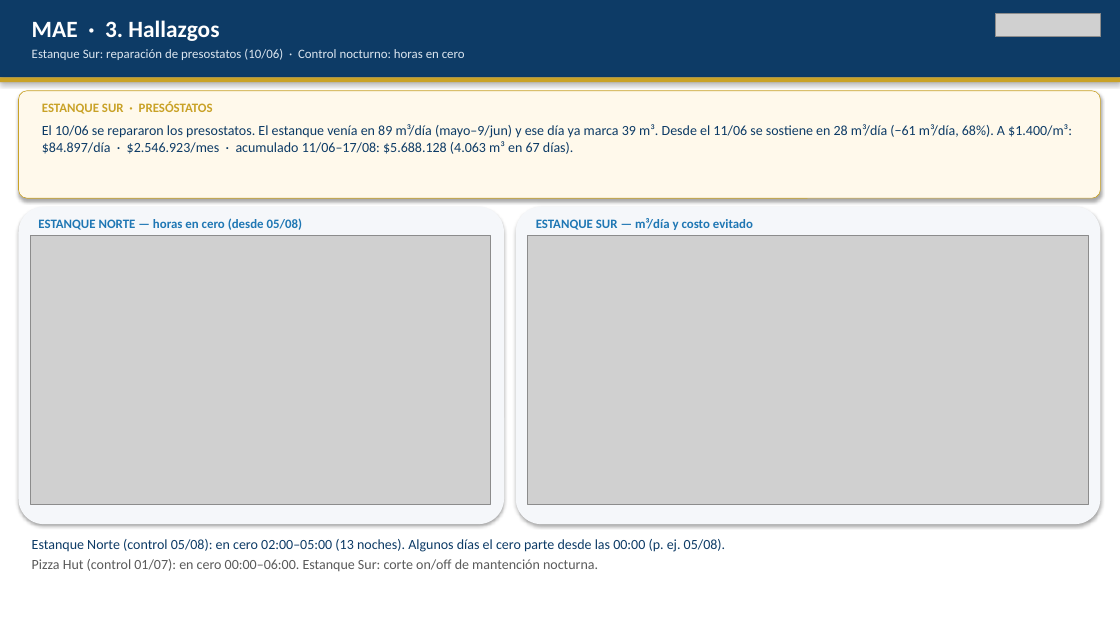
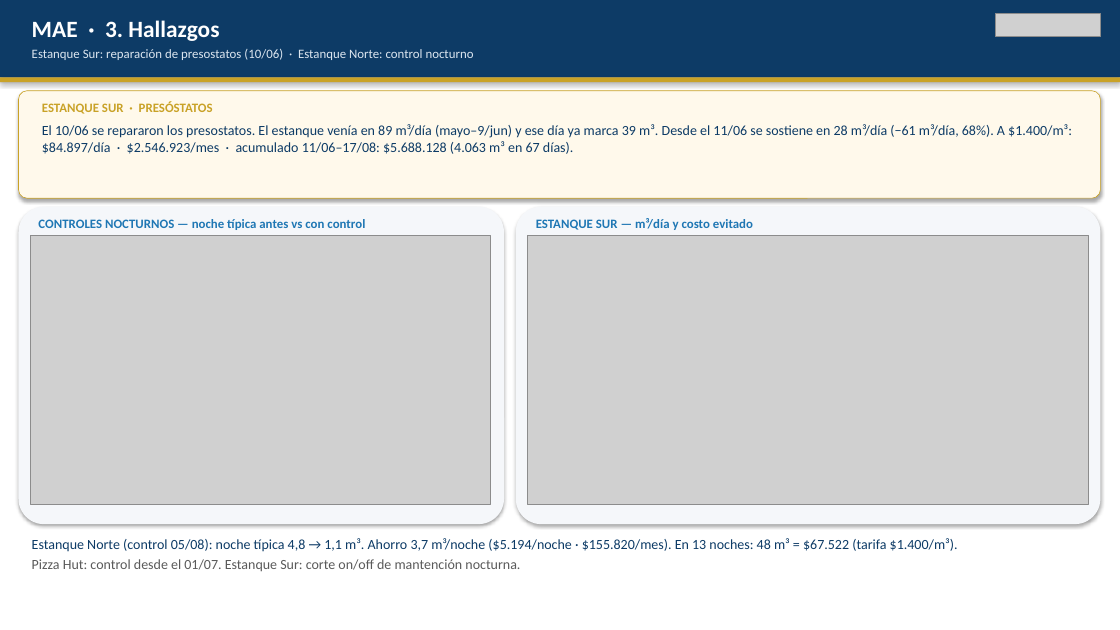
Before and after one commit to anibaloperacionesWes/wes-scripts, a slide deck: slide 4 of reports/Parque_Arauco/TMP_7MALLS/entrega_diego_anibal/Recorrido_ejecutivo_PA_MAE_20260817.pptx. Drawn at 1120x630 pixels with LibreOffice and Linux fonts; fonts in the diff are those of the drawing; grey boxes stand for pictures. Boxes give left, top, right and bottom in pixels: in the first picture for what was removed or moved away, otherwise in the second. Text is boxed around its words. In the diff, an @@ line names an element or a change of style, - is before the commit and + after.

```diff
--- a/reports/Parque_Arauco/TMP_7MALLS/entrega_diego_anibal/Recorrido_ejecutivo_PA_MAE_20260817.pptx
+++ b/reports/Parque_Arauco/TMP_7MALLS/entrega_diego_anibal/Recorrido_ejecutivo_PA_MAE_20260817.pptx
@@ text at [32, 49, 474, 60]: text changed @@
-Estanque Sur: reparación de presostatos (10/06) · Control nocturno: horas en cero
+Estanque Sur: reparación de presostatos (10/06) · Estanque Norte: control nocturno
@@ text at [38, 219, 365, 230]: text changed @@
-ESTANQUE NORTE — horas en cero (desde 05/08)
+CONTROLES NOCTURNOS — noche típica antes vs con control
@@ text at [32, 538, 958, 571]: text changed @@
-Estanque Norte (control 05/08): en cero 02:00–05:00 (13 noches). Algunos días el cero parte desde las 00:00 (p. ej. 05/08).
-Pizza Hut (control 01/07): en cero 00:00–06:00. Estanque Sur: corte on/off de mantención nocturna.
+Estanque Norte (control 05/08): noche típica 4,8 → 1,1 m³. Ahorro 3,7 m³/noche ($5.194/noche · $155.820/mes). En 13 noches: 48 m³ = $67.522 (tarifa $1.400/m³).
+Pizza Hut: control desde el 01/07. Estanque Sur: corte on/off de mantención nocturna.
```
Also in this commit, not shown: 3 other files.
